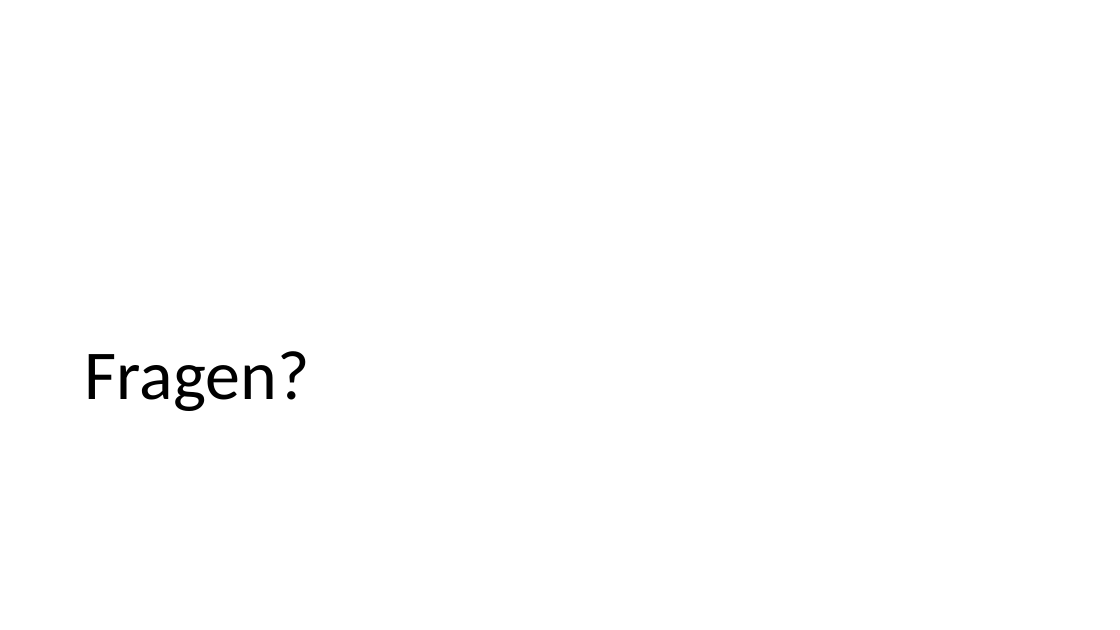
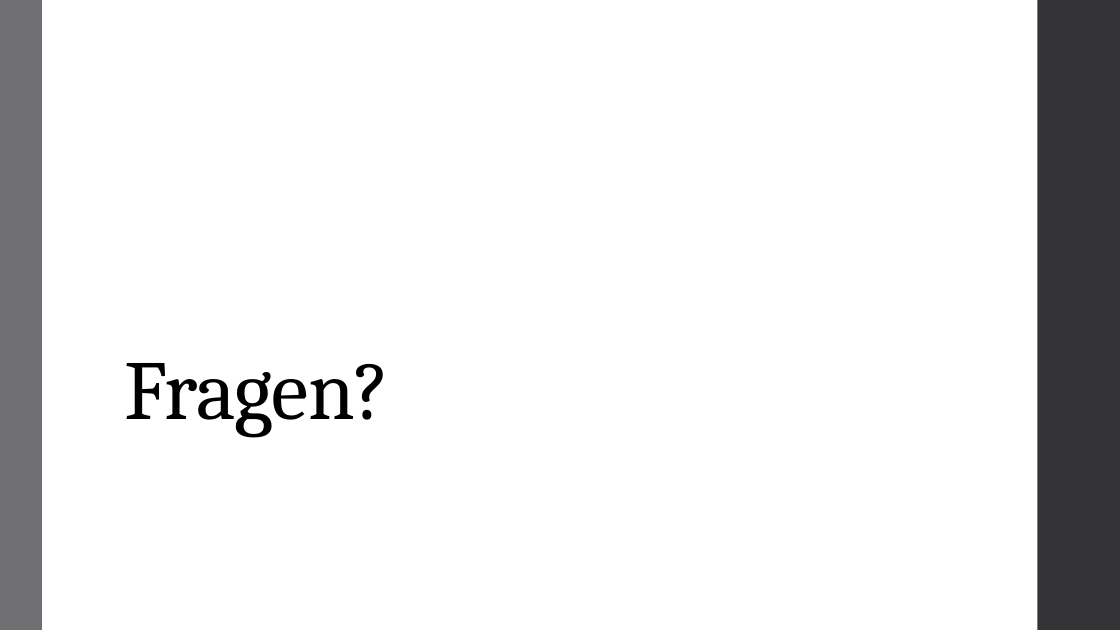
Before and after one commit to SWEHashiSG/hashi, a slide deck: slide 13 of documentation/Präsentation_Hashi_TeamSG.pptx (slide 11 before the commit). Drawn at 1120x630 pixels with LibreOffice and Linux fonts; fonts in the diff are those of the drawing. Boxes give left, top, right and bottom in pixels: in the first picture for what was removed or moved away, otherwise in the second. Text is boxed around its words. In the diff, an @@ line names an element or a change of style, - is before the commit and + after.

```diff
--- a/documentation/Präsentation_Hashi_TeamSG.pptx
+++ b/documentation/Präsentation_Hashi_TeamSG.pptx
@@ rectangle added at (x1=0, y1=0, x2=42, y2=630), fill #6F6F74 @@
@@ rectangle added at (x1=1038, y1=0, x2=1120, y2=630), fill #353537 @@
@@ title "Fragen?" moved from (x1=85, y1=351, x2=310, y2=411) to (x1=124, y1=363, x2=390, y2=437) @@
@@ title "Fragen?" at (x1=124, y1=363, x2=390, y2=437): size 60 to 72 pt, font Calibri to Cambria, letter spacing 0 to -0.5 pt; line spacing 0.9 to 0.85 @@
```
Also in this commit, not shown: 9 other slides changed, 3 slides added, 1 slide removed.
